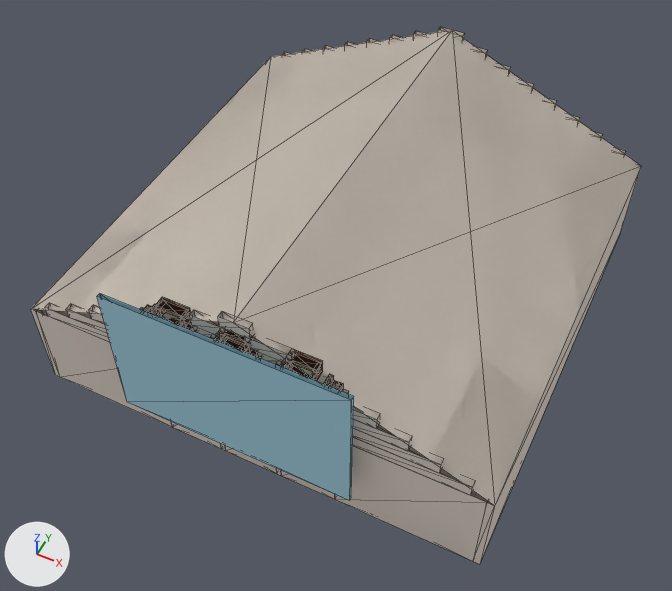
The glTF model models/room_game_b.glb as it was, and as the next commit left it.
The view is the same before and after, from a 50 mm camera at (4.42, -13.12, 11.93) aimed at (0.04, -4.37, 0.99). The axes (+X, +Y, +Z) are drawn at lower left. The lights are the same throughout. The picture after the commit comes second. Mesh edges are drawn as thin lines. Vertices at exactly the same position are counted once.

In view in the first picture: 'CEILING', 'FRAMES', 'VIEW_window_N', 'WALLS'.
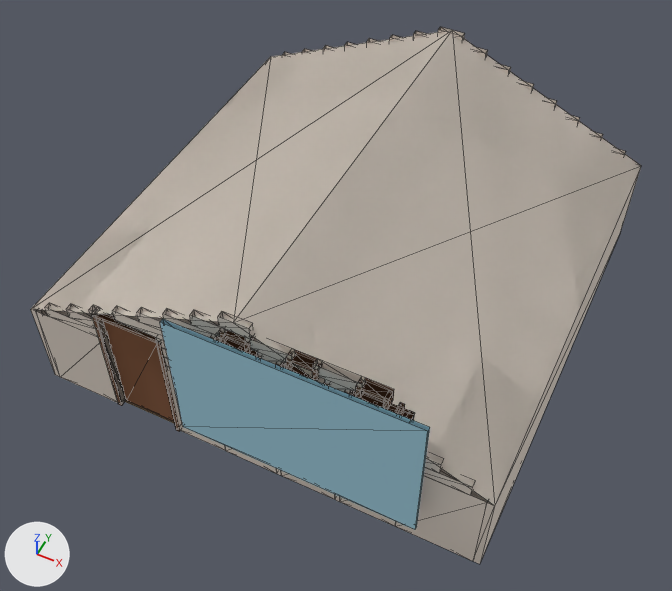
Changed parts and their boxes (x1, y1, x2, y2) in the pictures (672 x 591 px; the box of a moved part takes in the faces that stretch with it):
'VIEW_window_N', moved: before (97, 293, 354, 501); after (160, 319, 430, 530)
'FRAMES', reshaped: before (142, 297, 343, 391); after (91, 309, 414, 431)
'DOOR_stairs', added (brown): after (103, 321, 174, 422)
part 1 of me_mesh_3, added: after (325, 379, 353, 395)
part 2 of me_mesh_3, added (pale yellow): after (313, 359, 365, 393)
part 3 of me_mesh_3, moved or reshaped: (36, 303, 226, 451) in both
part 4 of me_mesh_3, built on: before (342, 389, 380, 429); after (335, 455, 487, 561)
part 5 of me_mesh_4, moved or reshaped: before (142, 305, 192, 330); after (352, 391, 414, 421)
part 6 of me_mesh_4, moved or reshaped: before (148, 304, 157, 315); after (395, 402, 405, 416)
part 7 of me_mesh_4, moved or reshaped: before (155, 297, 191, 327); after (356, 377, 394, 409)
part 8 of me_mesh_4, added: after (91, 309, 180, 431)

Diff of the bpy script that builds the scene:
```diff
--- a/models/room_game_b.glb.py
+++ b/models/room_game_b.glb.py
@@ me_mesh_3 @@
 # used by ob_walls; location = (0.0, 0.0, 0.0)
-me_mesh_3.from_pydata(...)  # 284 vertices, 564 faces; spans x -3.6..3.6, y -7.1..0.1, z 0.0..3.2
+me_mesh_3.from_pydata(...)  # 308 vertices, 612 faces; spans x -3.6..3.6, y -7.1..0.1, z 0.0..3.2
+# me_mesh_3 part 1: a new loose piece, a box spanning x 1.255..1.595, y -7.1..-7.0, z 2.6..2.8, in mat_mat_wall (pale yellow #e8dcd0)
+# me_mesh_3 part 2: a new loose piece, a box spanning x 1.102..1.748, y -7.1..-7.0, z 2.8..3.0, in mat_mat_wall (pale yellow #e8dcd0)
+# me_mesh_3 part 3: 16 vertices moved from x -1.38..-0.51, y -7.1..-7.0, z 1.6..2.8 to x -2.3..-1.09, y -7.1..-7.0, z 1.6..2.8; 20 vertices removed from x -1.38..-0.51, y -7.1..-7.0, z 0.0..2.6; 8 vertices added at x -2.3..-1.3, y -7.1..-7.0, z 0.0..2.2
+# me_mesh_3 part 4: 2 vertices moved from x 1.53, y -7.1..-7.0, z 2.6 to x 1.47, y -7.1..-7.0, z 2.6; 6 vertices removed from x 1.53..1.97, y -7.1..-7.0, z 2.2..2.4; 26 vertices added at x 1.47..2.34, y -7.1..-7.0, z 0.0..2.4
 me_mesh_3.materials.append(mat_mat_wall)
@@ me_mesh_4 @@
 # used by ob_frames; location = (0.0, 0.0, 0.0)
-me_mesh_4.from_pydata(...)  # 260 vertices, 432 faces; spans x -1.47..1.47, y -7.13..0.12, z 0.0..2.96
+me_mesh_4.from_pydata(...)  # 280 vertices, 468 faces; spans x -2.36..2.41, y -7.13..0.12, z 0.0..2.96
+# me_mesh_4 part 5: the loose piece of 20 vertices spanning x -1.45..-0.46, y -7.13..-6.97, z 1.04..2.66 is moved by (2.85, 0.0, 0.0)
+# me_mesh_4 part 6: the loose piece of 8 vertices spanning x -1.31..-1.25, y -7.13..-6.97, z 2.6..2.75 is moved by (3.52, 0.0, 0.0)
+# me_mesh_4 part 7: the loose piece of 20 vertices spanning x -1.16..-0.74, y -7.13..-6.97, z 2.75..2.96 is moved by (2.85, 0.0, 0.0)
+# me_mesh_4 part 8: a new loose piece of 20 vertices spanning x -2.36..-1.24, y -7.12..-6.98, z 0.0..2.16, in mat_mat_frame (brown #6e4b32)
+# other edits to the shape of me_mesh_4 do not show in these pictures
 me_mesh_4.materials.append(mat_mat_frame)
@@ me_mesh_5 @@
 # used by ob_view_window_n; location = (0.0, 0.0, 0.0)
-me_mesh_5.from_pydata(...)  # 8 vertices, 12 faces; spans x -1.78..1.78, y -7.46..-7.4, z 0.85..3.15
+me_mesh_5.from_pydata(...)  # 8 vertices, 12 faces; spans x -0.83..2.73, y -7.46..-7.4, z 0.85..3.15
+# me_mesh_5 part 9: the whole mesh is moved by (0.95, 0.0, 0.0)
 me_mesh_5.materials.append(mat_mat_window_view)
@@ ob_door_stairs @@
+ob_door_stairs = bpy.data.objects.new('DOOR_stairs', me_mesh_6.copy())  # the mesh of ob_door_game_a
+ob_door_stairs.location = (-2.28, -7.0, 0.02)
```
